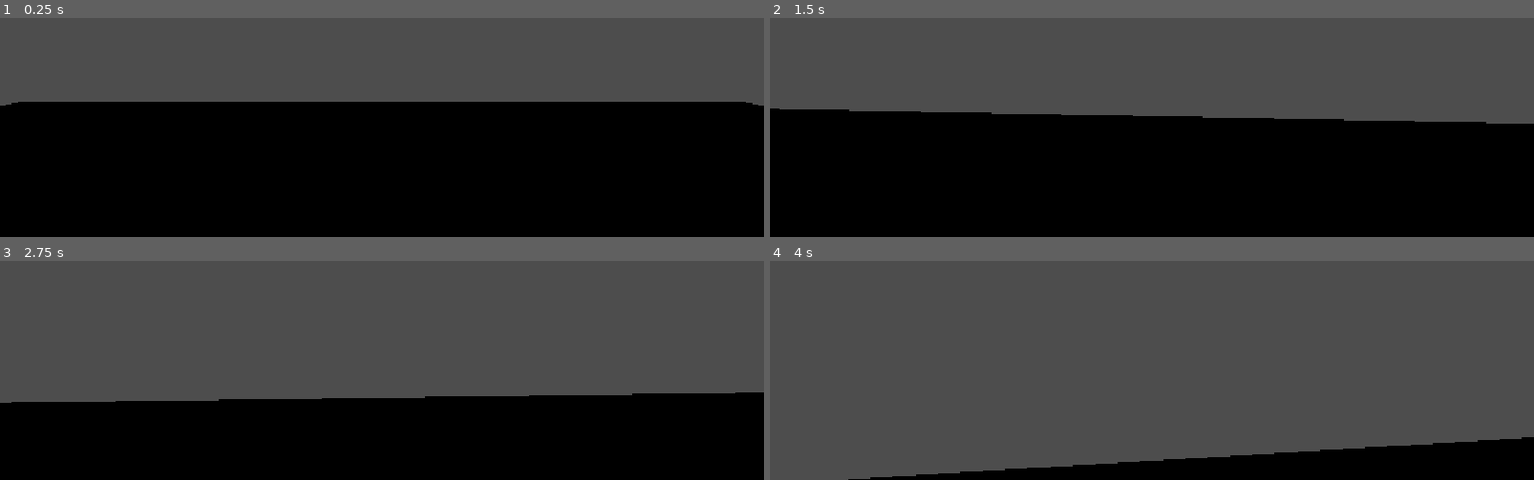
Above: before the commit, frames 1-4 (two rows, left to right).
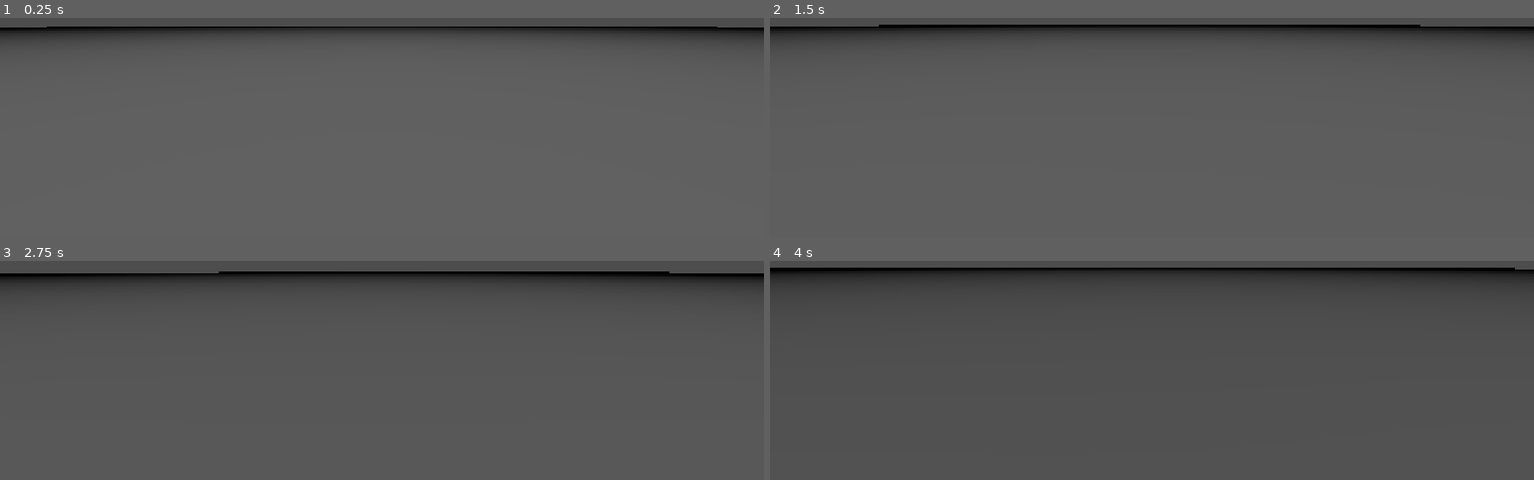
Above: after the commit, the same moments.

Repository: tt-glossydon/Dint
Game: Godot game, scene res://CharacterController/test_scene.tscn
Two runs of this game, one before a commit and one after it. Both use one fixed random seed, a clock stepped at 60 frames per second and the inputs below.
Inputs (mouse positions are in pixels of both pictures, inside the frame that each line leads up to):
- Up to frame 1 (0.25 s): no input
- Up to frame 2 (1.5 s): tap Enter (ui_accept) at 0.5, 0.77 s; move the mouse to (1190, 20) at 0.52 s; hold Shift (move_sprint, bound only after the commit) 0.53-1.28 s; hold W (move_forward) from 0.53 s (still down); move the mouse to (1113, 24) at 1.27 s; tap Shift (move_sprint, bound only after the commit) at 1.35 s
- Up to frame 3 (2.75 s): keep holding W (move_forward); tap Enter (ui_accept) at 1.52 s; move the mouse to (outside the picture) at 2.02 s; hold Shift (move_sprint, bound only after the commit) from 2.03 s (still down)
- Up to frame 4 (4 s): keep holding W (move_forward); move the mouse to (1144, 271) at 2.77 s; release Shift (move_sprint, bound only after the commit) at 2.78 s; tap Shift (move_sprint, bound only after the commit) at 2.85 s; tap Enter (ui_accept) at 3.02, 3.77 s; move the mouse to (1205, 271) at 3.52 s; hold Shift (move_sprint, bound only after the commit) from 3.53 s (still down)

The runs differ from the first frame. In frame 1, 64% of the frame differs, in the area x 0-100%, y 3-100%; in frame 2, 59%; in frame 3, 42%; in frame 4, 14%.

Commit message:
character and godot steam
Ver 0.1 roughly of character movement
Added godotsteam addon

Diff:
--- a/CharacterController/character_controller.gd
+++ b/CharacterController/character_controller.gd
@@ -1,9 +1,7 @@
 extends Node3D
 
-const SPEED = 5.0
-const JUMP_VELOCITY = 4.5
+## The mouse sensitivity
 @export var sensitivity: float = 0.001
-
 
 @onready var body = $DintBody3D
 
@@ -14,9 +12,14 @@
 	#if Input.is_action_just_pressed("ui_accept") and is_on_floor():
 		#velocity.y = JUMP_VELOCITY
 	var input = Input.get_vector("move_left", "move_right", "move_forward", "move_back")
-	body.move(input)
+	body.move(input, delta)
 
 
-func _input(event: InputEvent) -> void:
+func _unhandled_input(event: InputEvent) -> void:
 	if event is InputEventMouseMotion:
 		body.mouse_rotate(event.relative * sensitivity)
+
+	if event.is_action_pressed("move_sprint"):
+		body.running = true
+	elif event.is_action_released("move_sprint"):
+		body.running = false
--- a/CharacterController/dint_body_3d.gd
+++ b/CharacterController/dint_body_3d.gd
@@ -2,22 +2,55 @@
 
 @onready var camera = $Camera3D
 
+## The max angle that the camera pitch won't go past
+@export var pitch_clamp_angle: float = 90
+
+@export_group("Movement")
+## The speed while walking where inputs stop being added
+@export var max_walk_input_speed: float = 4.0
+## The speed while running where inputs stop being added
+@export var max_run_input_speed: float = 8.0
+## The rate at which the player will speed up while walking
+@export var walk_acceleration: float = 36.0
+## The rate at which the player will speed up while running
+@export var run_acceleration: float = 70.0
+## The rate at which the player will slow down while still
+@export var deceleration: float = 48.0
+
+# Is the player running/sprinting
+var running: bool = false
+
 func _physics_process(delta: float) -> void:
+	# Fall
 	if not is_on_floor():
 		velocity += get_gravity() * delta
 
 	move_and_slide()
 
-func move(in_dir: Vector2) -> void:
+## Move the player in a 2d direction vector and a given delta time
+func move(in_dir: Vector2, delta: float) -> void:
+	# Running or walking
+	var max_speed := max_run_input_speed if running else max_walk_input_speed
+	var acceleration := run_acceleration if running else walk_acceleration
+
+	# The movement direction and speed
 	var direction := (transform.basis * Vector3(in_dir.x, 0, in_dir.y)).normalized()
+	var target := direction * max_speed
+	var rate := acceleration if direction != Vector3.ZERO else deceleration
 
-	if direction:
-		velocity.x = direction.x
-		velocity.z = direction.z
-	else:
-		velocity.x = move_toward(velocity.x, 0, 1)
-		velocity.z = move_toward(velocity.z, 0, 1)
+	# The new velocity
+	var tmp_velocity := Vector3(velocity.x, 0, velocity.z)
+	tmp_velocity = tmp_velocity.move_toward(target, rate * delta)
+	tmp_velocity = tmp_velocity.limit_length(max_speed)
 
+	velocity.x = tmp_velocity.x
+	velocity.z = tmp_velocity.z
+
+## Rotate the player and camera
 func mouse_rotate(rot: Vector2) -> void:
 	rotate_y(-rot.x)
 	camera.rotate_x(-rot.y)
+	camera.rotation.x = clamp(
+		camera.rotation.x,
+		deg_to_rad(-pitch_clamp_angle),
+		deg_to_rad(pitch_clamp_angle))
--- a/CharacterController/test_scene.tscn
+++ b/CharacterController/test_scene.tscn
@@ -7,10 +7,12 @@
 [sub_resource type="ConvexPolygonShape3D" id="ConvexPolygonShape3D_32sqt"]
 points = PackedVector3Array(-1, 0, -1, -1, 0, 1, 1, 0, -1, 1, 0, 1)
 
+[sub_resource type="BoxMesh" id="BoxMesh_wbj16"]
+
 [node name="TestScene" type="Node3D" unique_id=548508274]
 
 [node name="StaticBody3D" type="StaticBody3D" parent="." unique_id=1378518414]
-transform = Transform3D(7.3676977, 0, 0, 0, 1.0000004, 0, 0, 0, 5.7088075, 0, 0, 0)
+transform = Transform3D(131.13858, 0, 0, 0, 1.0000004, 0, 0, 0, 140.41013, 0, 0, 0)
 
 [node name="MeshInstance3D" type="MeshInstance3D" parent="StaticBody3D" unique_id=1121199357]
 mesh = SubResource("PlaneMesh_wbj16")
@@ -20,3 +22,18 @@
 
 [node name="CharacterController" parent="." unique_id=778927063 instance=ExtResource("1_3s8s7")]
 transform = Transform3D(1, 0, 0, 0, 1, 0, 0, 0, 1, 0, 1.2771829, 0)
+
+[node name="OmniLight3D" type="OmniLight3D" parent="." unique_id=568343556]
+transform = Transform3D(1, 0, 0, 0, 1, 0, 0, 0, 1, 0, 39.087547, 0)
+light_energy = 15.879
+omni_range = 133.814
+
+[node name="StaticBody3D2" type="StaticBody3D" parent="." unique_id=1241950148]
+
+[node name="MeshInstance3D" type="MeshInstance3D" parent="StaticBody3D2" unique_id=1850027470]
+transform = Transform3D(2.580855, 0, 0, 0, 1, 0, 0, 0, 4.4545116, 7.092185, 0.04591441, 2.6003952)
+mesh = SubResource("BoxMesh_wbj16")
+
+[node name="MeshInstance3D2" type="MeshInstance3D" parent="StaticBody3D2" unique_id=1228996577]
+transform = Transform3D(2.580855, 0, 0, 0, 6.2698793, 0, 0, 0, 11.202797, -5.765211, 1.8307459, 2.6003952)
+mesh = SubResource("BoxMesh_wbj16")
--- a/project.godot
+++ b/project.godot
@@ -46,6 +46,11 @@
 "events": [Object(InputEventKey,"resource_local_to_scene":false,"resource_name":"","device":-1,"window_id":0,"alt_press …(192 unchanged characters)…
 ]
 }
+move_sprint={
+"deadzone": 0.2,
+"events": [Object(InputEventKey,"resource_local_to_scene":false,"resource_name":"","device":-1,"window_id":0,"alt_pressed":false,"shift_pressed":false,"ctrl_pressed":false,"meta_pressed":false,"pressed":false,"keycode":0,"physical_keycode":4194325,"key_label":0,"unicode":0,"location":0,"echo":false,"script":null)
+]
+}
 
 [physics]
 
Not shown, added: addons/godotsteam/editor/updater.tres
Not shown, added: addons/godotsteam/editor/updating.gd
Not shown, added: addons/godotsteam/editor/updating.gd.uid
Not shown, added: addons/godotsteam/editor/updating.tscn
Not shown, added: addons/godotsteam/godotsteam.gdextension.uid
Not shown, added: addons/godotsteam/godotsteam_plugin.gd
Not shown, added: addons/godotsteam/godotsteam_plugin.gd.uid
Not shown, added: addons/godotsteam/plugin.cfg
Not shown, added: addons/godotsteam/androidarm64/libgodotsteam.android.template_debug.arm64.so
Not shown, added: addons/godotsteam/androidarm64/libgodotsteam.android.template_release.arm64.so
Not shown, added: addons/godotsteam/androidarm64/libsteam_api.so
Not shown, added: addons/godotsteam/godotsteam.gdextension
(and 22 more such lines)
